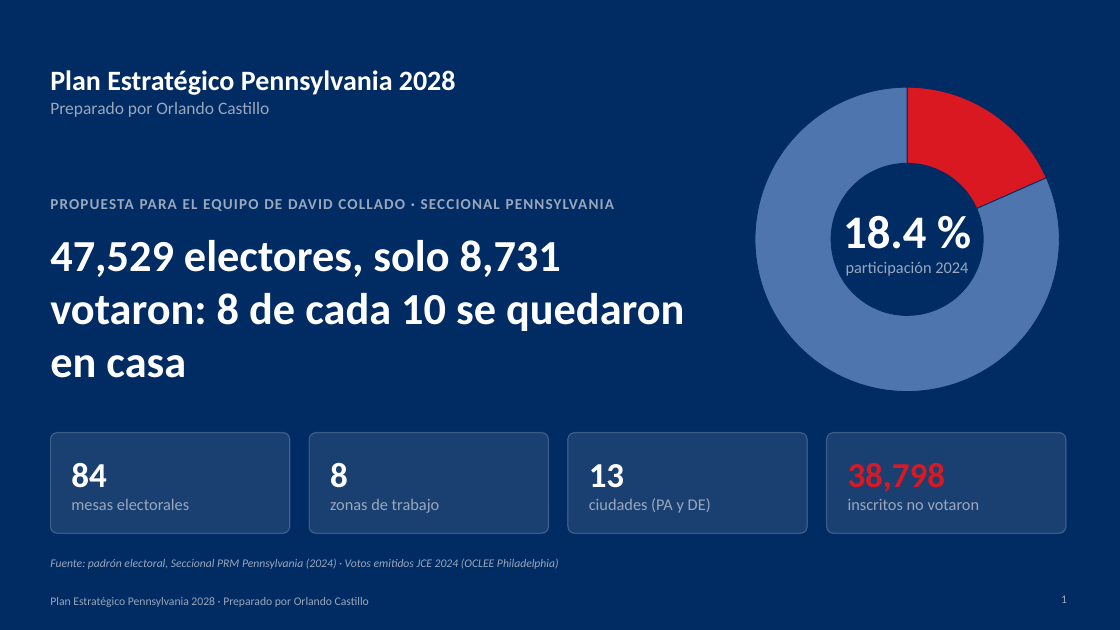
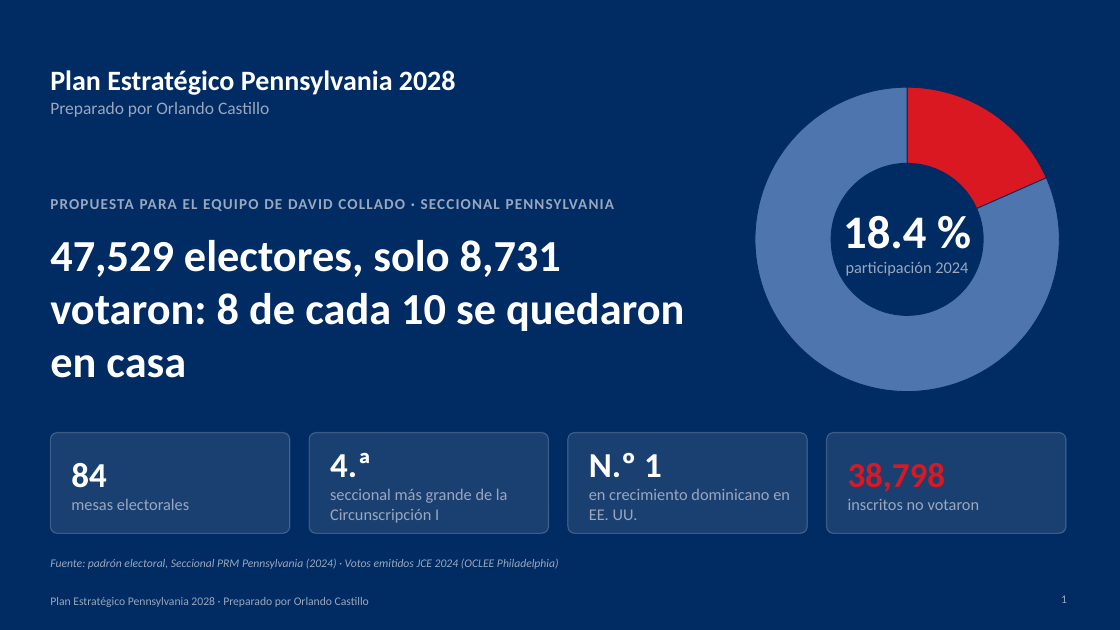
Before and after one commit to rcastillo9556/pdf-toolkit, a slide deck: slide 1 of presentaciones/Plan_Estrategico_Pennsylvania_2028.pptx. Drawn at 1120x630 pixels with LibreOffice and Linux fonts; fonts in the diff are those of the drawing. Boxes give left, top, right and bottom in pixels: in the first picture for what was removed or moved away, otherwise in the second. Text is boxed around its words. In the diff, an @@ line names an element or a change of style, - is before the commit and + after.

```diff
--- a/presentaciones/Plan_Estrategico_Pennsylvania_2028.pptx
+++ b/presentaciones/Plan_Estrategico_Pennsylvania_2028.pptx
@@ text at [330, 452, 508, 523]: text changed @@
-8
-zonas de trabajo
+4.ª
+seccional más grande de la Circunscripción I
@@ text at [589, 452, 790, 520]: text changed @@
-13
-ciudades (PA y DE)
+N.º 1
+en crecimiento dominicano en EE. UU.
```
Also in this commit, not shown: 5 other slides changed, 1 other file.
